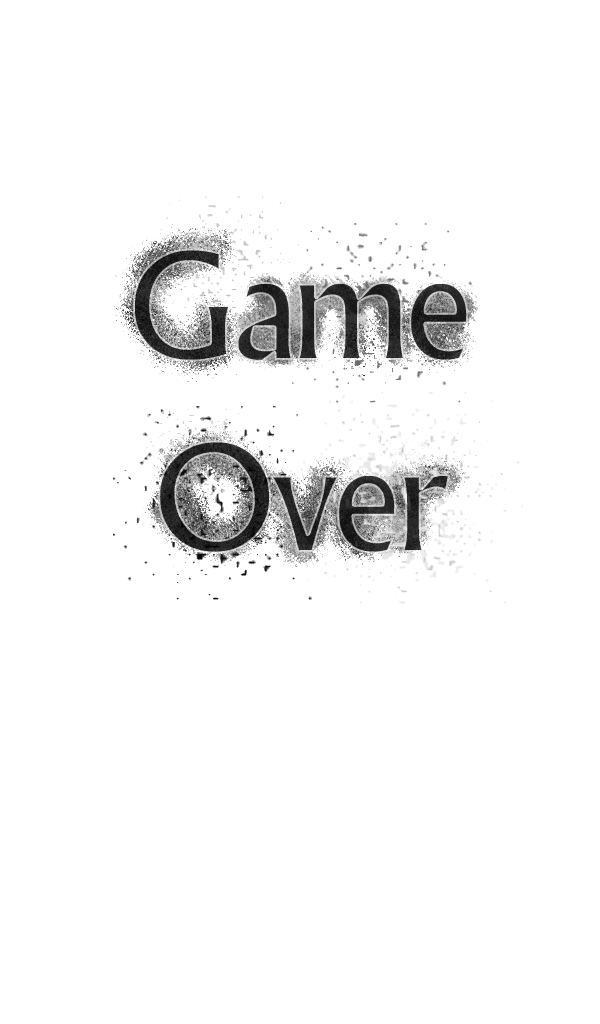
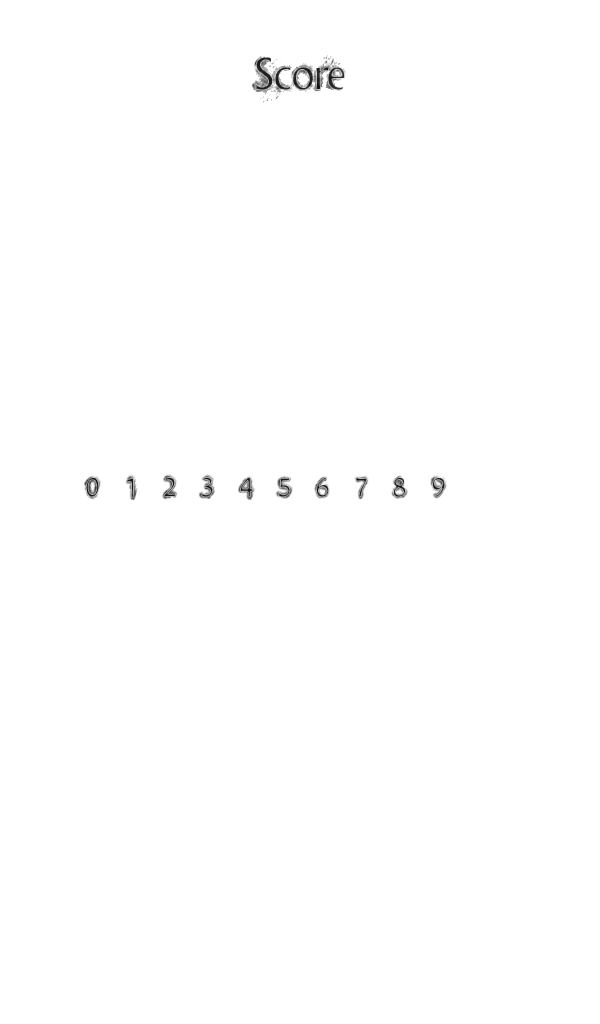
Revision of a layered w=600, h=1024 image; what changed, layer by layer:
added layer "Score" (75%) above "© 2011 Fish Level Games" over [255, 56, 346, 91]
hid "Game Over" over [132, 248, 469, 554]
added layer "0 1 2 3 4 5 6 7 8 9" (75%) above "Layer 7" over [85, 476, 446, 498]
added layer "Layer 7" above "Layer 6" over [83, 51, 447, 501]
hid "Layer 6" over [111, 196, 523, 605]
